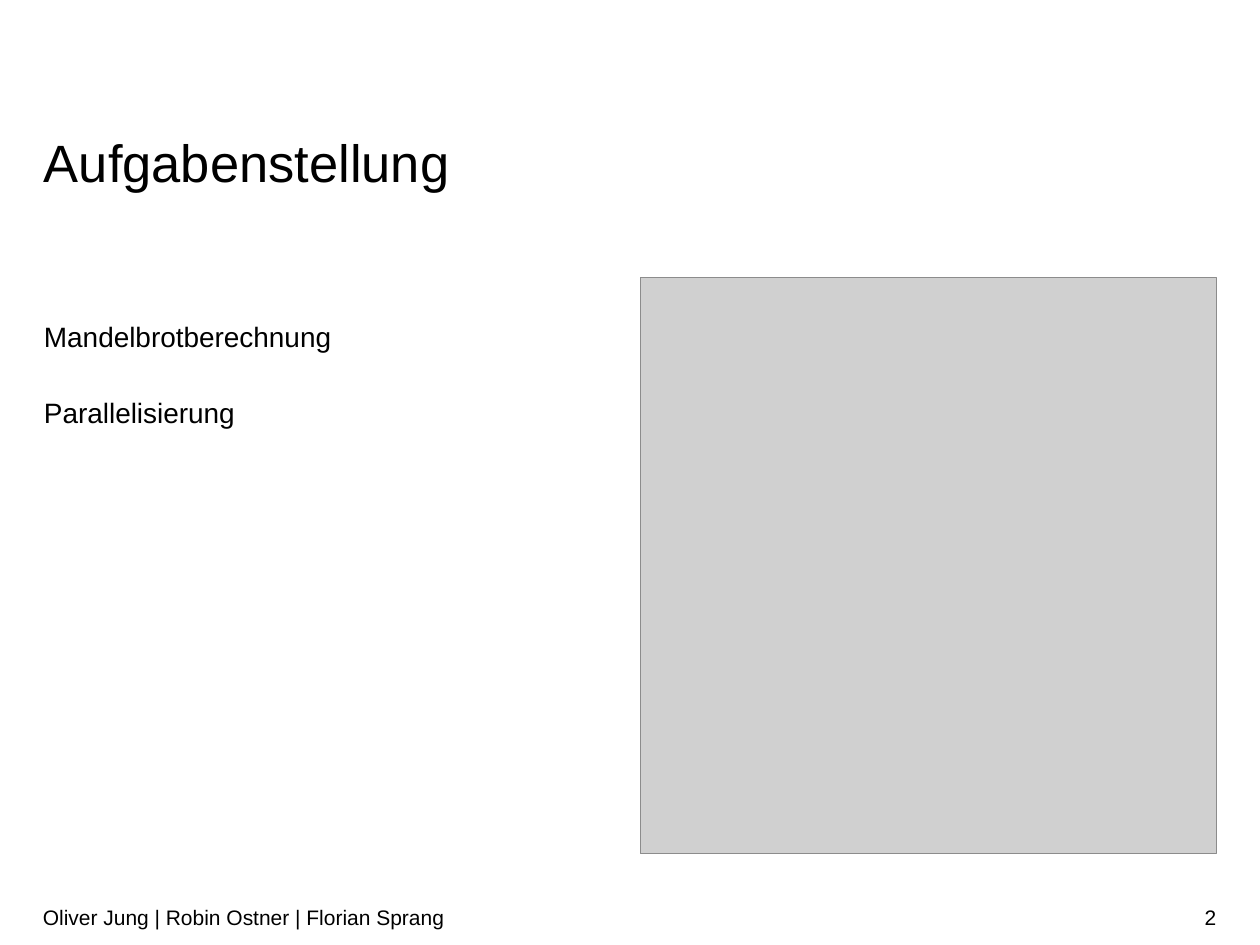
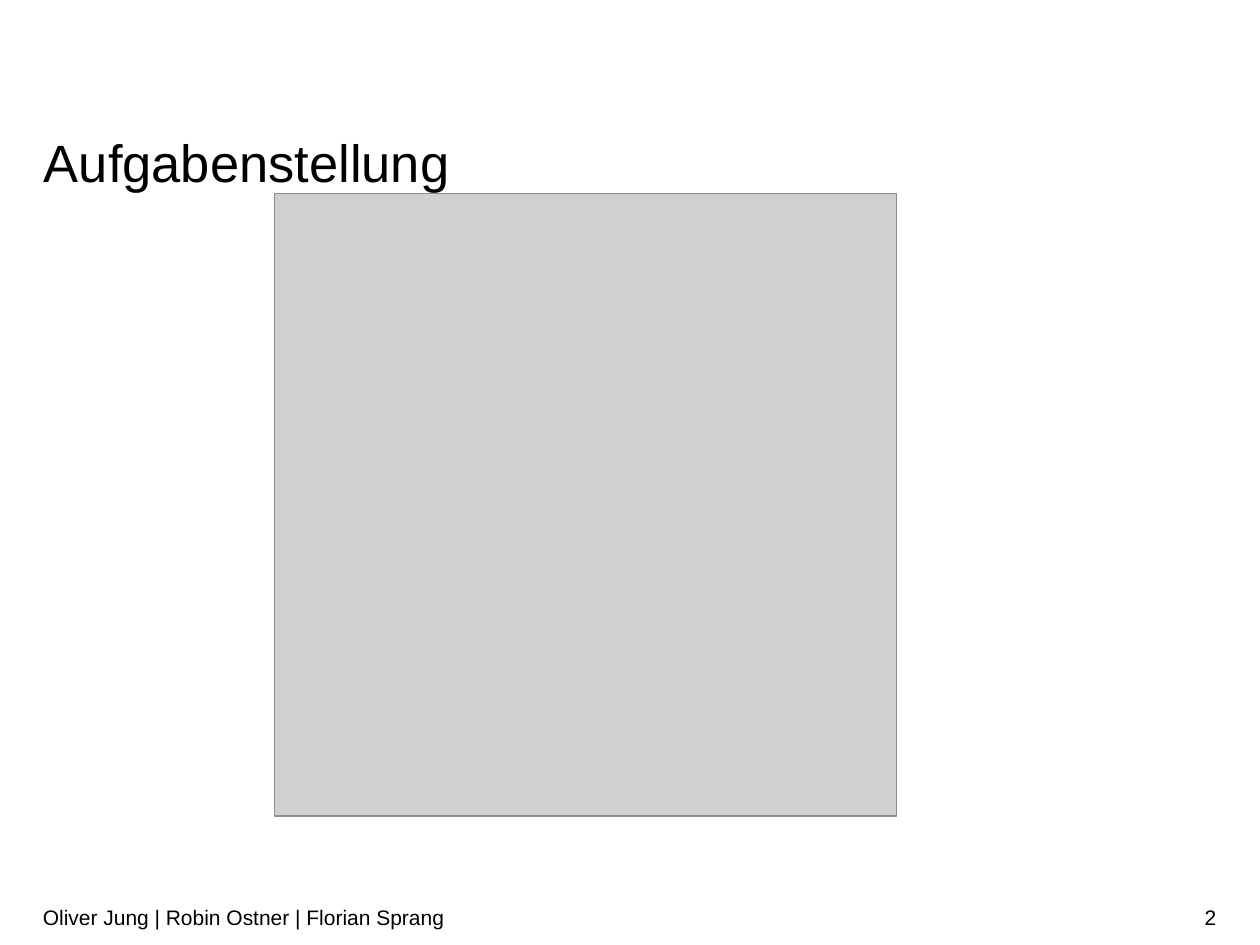
Before and after one commit to RobinOstner/IMGe, a slide deck: slide 2 of DONT TOUCH THIS !!!!!!!!!!!/Abgabe/Präsentation.pptx. Drawn at 1260x945 pixels with LibreOffice and Linux fonts; fonts in the diff are those of the drawing; grey boxes stand for pictures; background and template pictures are left out. Boxes give left, top, right and bottom in pixels: in the first picture for what was removed or moved away, otherwise in the second. Text is boxed around its words. In the diff, an @@ line names an element or a change of style, - is before the commit and + after.

Commit message:
fixed presentation

```diff
--- a/DONT TOUCH THIS !!!!!!!!!!!/Abgabe/Präsentation.pptx
+++ b/DONT TOUCH THIS !!!!!!!!!!!/Abgabe/Präsentation.pptx
@@ picture: place and size @@
-picture at [640,277,1216,853]
+picture at [275,194,897,816]
@@ text removed at [44,326,331,428] @@
-Mandelbrotberechnung
-Parallelisierung
```
